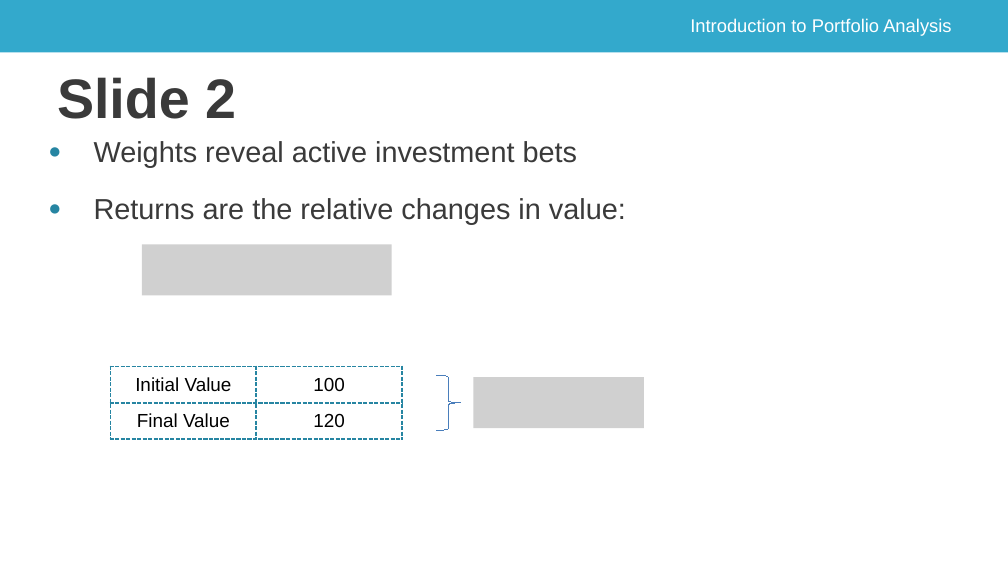
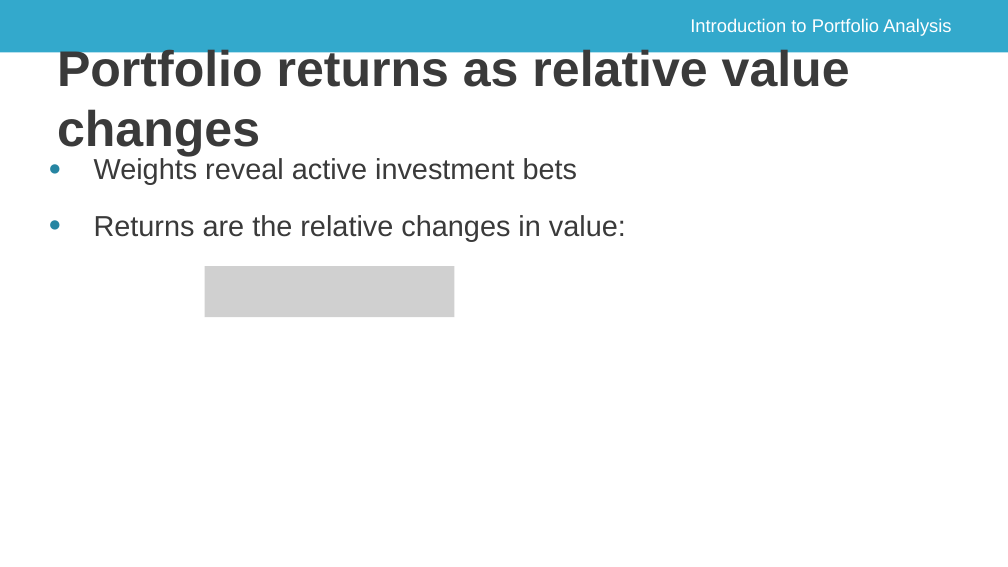
Before and after one commit to saciestudio/courses-intro-portfolio-analysis, a slide deck: slide 2 of scripts/ch_1_video_3.pptx. Drawn at 1008x567 pixels with LibreOffice and Linux fonts; fonts in the diff are those of the drawing; grey boxes stand for pictures; background and template pictures are left out. Boxes give left, top, right and bottom in pixels: in the first picture for what was removed or moved away, otherwise in the second. Text is boxed around its words. In the diff, an @@ line names an element or a change of style, - is before the commit and + after.

```diff
--- a/scripts/ch_1_video_3.pptx
+++ b/scripts/ch_1_video_3.pptx
@@ title at (57, 46, 850, 156): text changed; size 106 to 95.4 pt @@
-Slide 2
+Portfolio returns as relative value changes
@@ text "Weights reveal active investment bets": place and size @@
-text "Weights reveal active investment bets" at (94, 141, 626, 224)
+text "Weights reveal active investment bets" at (94, 156, 626, 241)
@@ picture: place and size @@
-picture at (142, 244, 392, 295)
+picture at (205, 266, 454, 317)
@@ table removed at (110, 367, 402, 441), 2 rows, 2 columns @@
-Initial Value | 100
-Final Value | 120
@@ freeform shape removed at (436, 375, 460, 430) @@
@@ picture removed at (473, 377, 644, 428) @@
```
Also in this commit, not shown: 4 other slides changed, 5 slides added, 1 slide removed, 2 other files.
